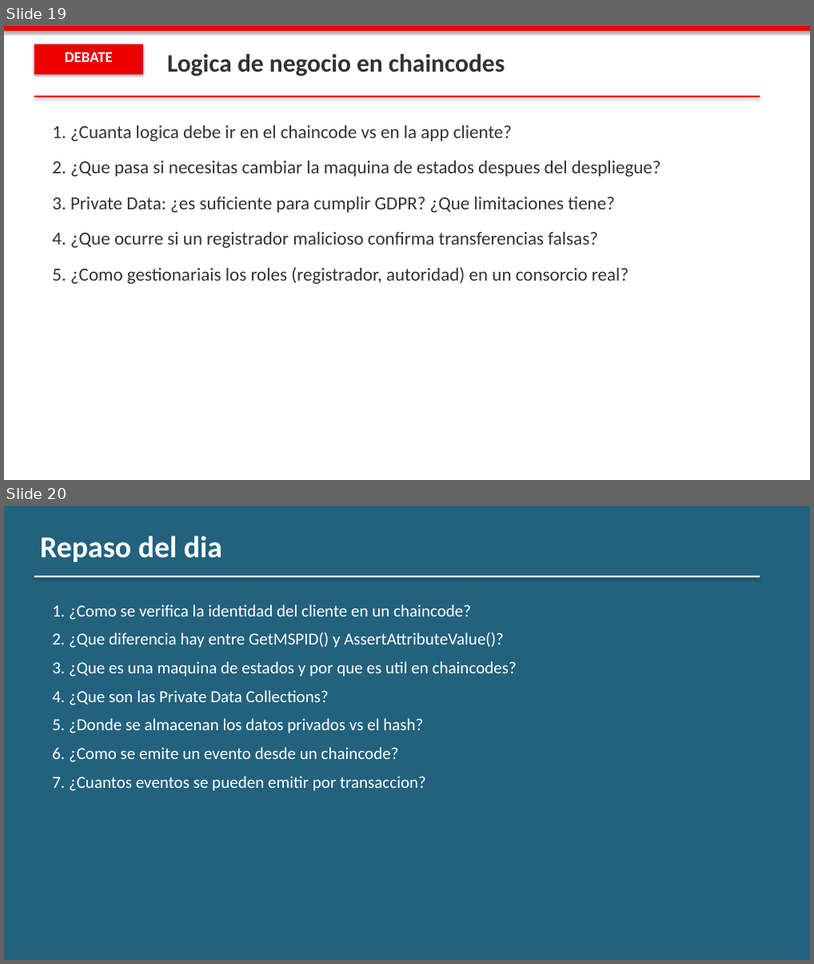
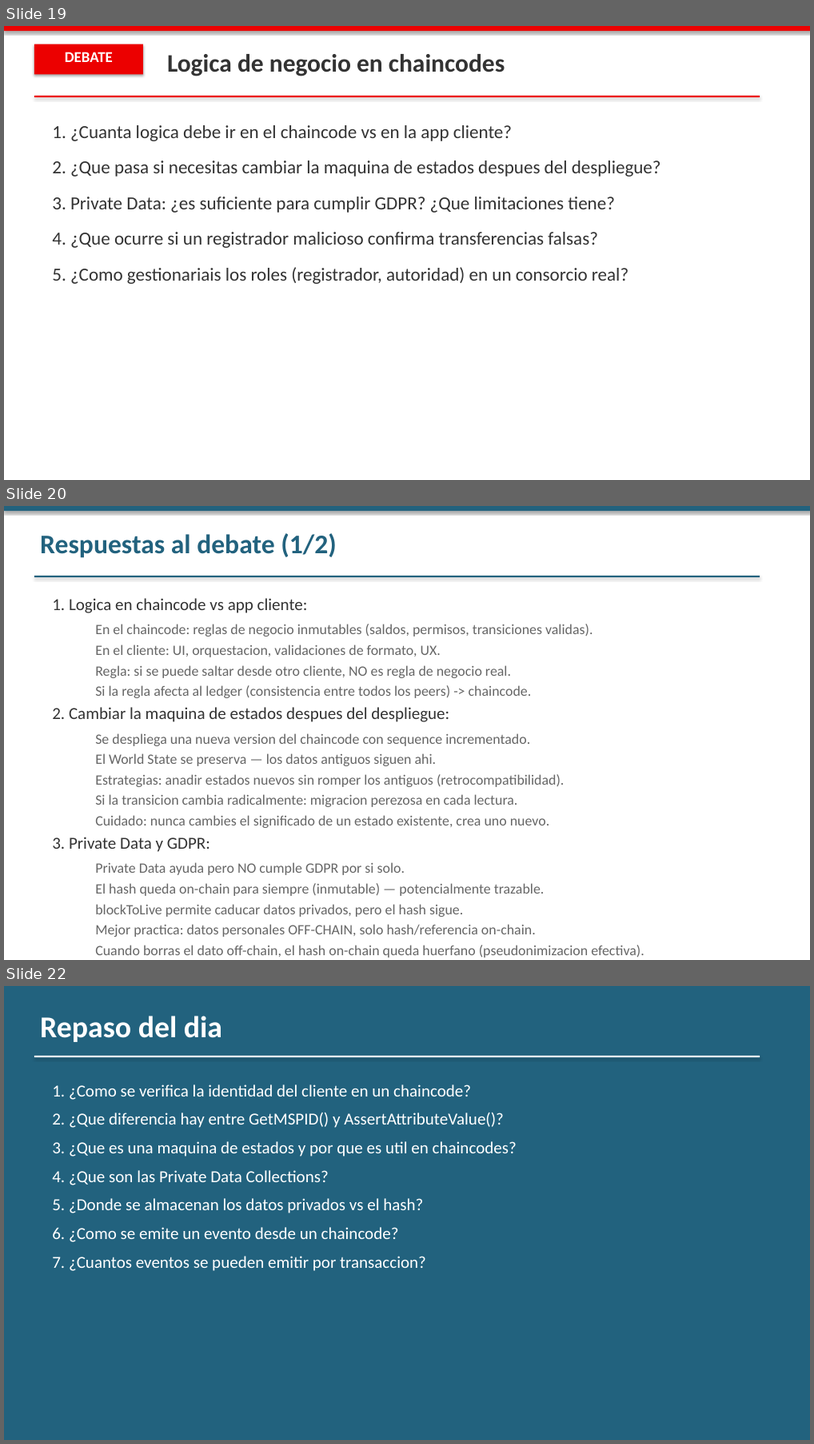
Before and after one commit to jjnieto/fabric, a slide deck: docs/slides/Modulo 4/dia_3.pptx. Shown one above the other, each under a label of ours: slides 19 and 20 before the commit, slides 19, 20 and 22 after it; the slides between them are not shown. The pictures are 814x964 and 814x1444 pixels, drawn with LibreOffice and Linux fonts; fonts in the diff are those of the drawing. Boxes give left, top, right and bottom in pixels: in the first picture for what was removed or moved away, otherwise in the second. Text is boxed around its words. In the diff, an @@ line names an element or a change of style, - is before the commit and + after.

```diff
--- a/docs/slides/Modulo 4/dia_3.pptx
+++ b/docs/slides/Modulo 4/dia_3.pptx
@@ slide 20 added at (4, 506, 810, 960), background #FFFFFF @@
@@ rectangle added at (4, 506, 810, 511), fill #22627E @@
@@ text added at (40, 533, 336, 558), 32 pt, text #22627E, bold @@
+Respuestas al debate (1/2)
@@ rectangle added at (34, 576, 760, 577), fill #22627E @@
@@ text added at (52, 598, 644, 957), 17 pt, text #666666 @@
+1. Logica en chaincode vs app cliente:
+  En el chaincode: reglas de negocio inmutables (saldos, permisos, transiciones validas).
+  En el cliente: UI, orquestacion, validaciones de formato, UX.
+  Regla: si se puede saltar desde otro cliente, NO es regla de negocio real.
+  Si la regla afecta al ledger (consistencia entre todos los peers) -> chaincode.
+2. Cambiar la maquina de estados despues del despliegue:
+  Se despliega una nueva version del chaincode con sequence incrementado.
+  El World State se preserva — los datos antiguos siguen ahi.
+  Estrategias: anadir estados nuevos sin romper los antiguos (retrocompatibilidad).
+  Si la transicion cambia radicalmente: migracion perezosa en cada lectura.
+  Cuidado: nunca cambies el significado de un estado existente, crea uno nuevo.
+3. Private Data y GDPR:
+  Private Data ayuda pero NO cumple GDPR por si solo.
+  El hash queda on-chain para siempre (inmutable) — potencialmente trazable.
+  blockToLive permite caducar datos privados, pero el hash sigue.
+  Mejor practica: datos personales OFF-CHAIN, solo hash/referencia on-chain.
+  Cuando borras el dato off-chain, el hash on-chain queda huerfano (pseudonimizacion efectiva).
@@ what was slide 20 is now slide 22 @@
```
Also in this commit, not shown: 3 other slides added, 1 other file.
